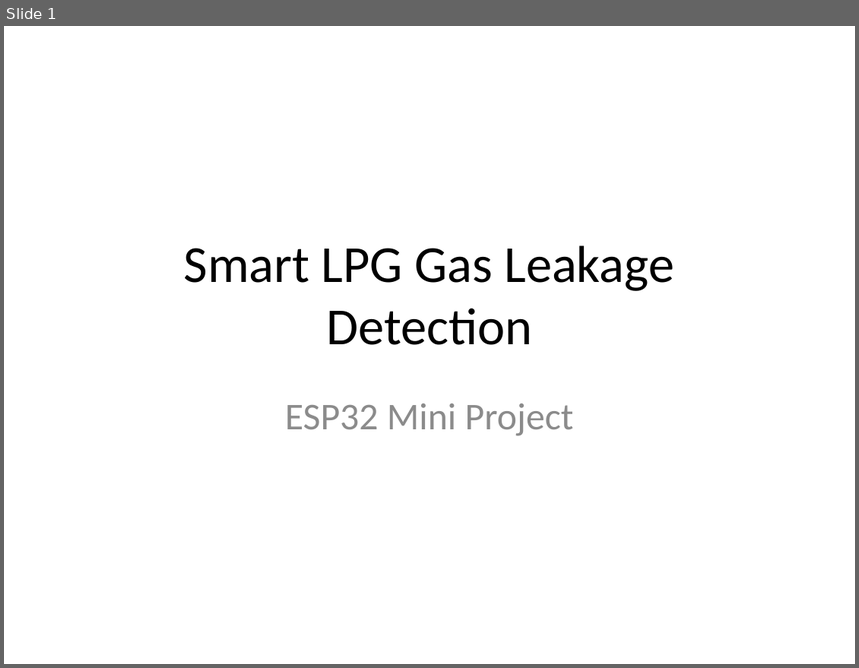
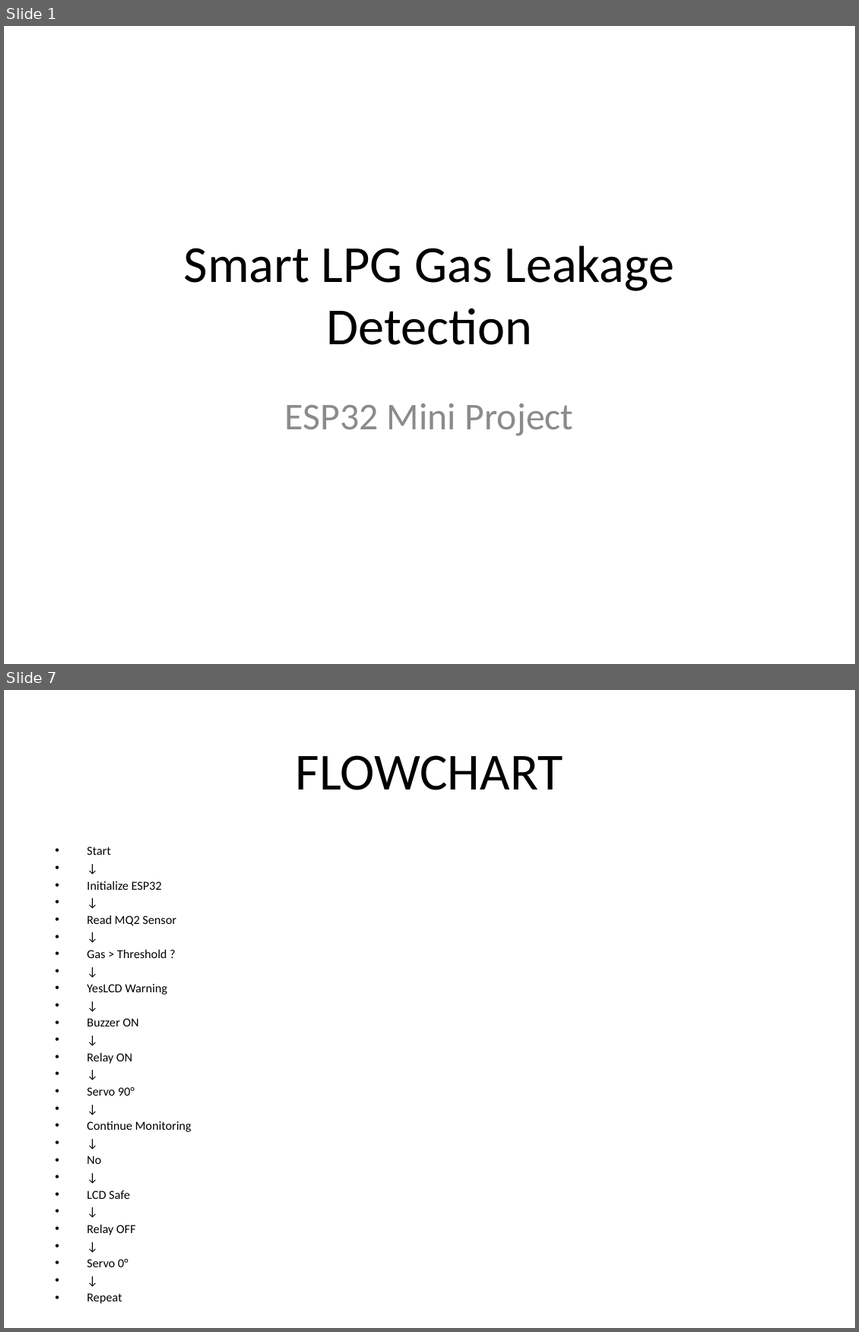
Before and after one commit to sangeeth2008/Smart-LPG-Gas-Leakage-Detection-Automatic-Safety-System, a slide deck: Presentation/Smart_LPG_Project.pptx. Shown one above the other, each under a label of ours: slide 1 before the commit, slides 1 and 7 after it; the slides between them are not shown. The pictures are 859x668 and 859x1332 pixels, drawn with LibreOffice and Linux fonts; fonts in the diff are those of the drawing. Boxes give left, top, right and bottom in pixels: in the first picture for what was removed or moved away, otherwise in the second. Text is boxed around its words. In the diff, an @@ line names an element or a change of style, - is before the commit and + after.

Commit message:
modified ppt

```diff
--- a/Presentation/Smart_LPG_Project.pptx
+++ b/Presentation/Smart_LPG_Project.pptx
@@ slide 7 added at [4,690,855,1328], background #FFFFFF @@
@@ title added at [296,755,563,790], 44 pt, text #000000 @@
+FLOWCHART
@@ text added at [87,847,192,1304], 10.4 pt, text #000000 @@
+• Start
+• ↓
+• Initialize ESP32
+• ↓
+• Read MQ2 Sensor
+• ↓
+• Gas > Threshold ?
+• ↓
+• YesLCD Warning
+• ↓
+• Buzzer ON
+• ↓
+• Relay ON
+• ↓
+• Servo 90°
+• ↓
+• Continue Monitoring
+• ↓
+• No
+• ↓
+• LCD Safe
+• ↓
+• Relay OFF
+• ↓
+• Servo 0°
+• ↓
+• Repeat
```
Also in this commit, not shown: 4 slides changed, 3 other slides added, 1 slide removed.
